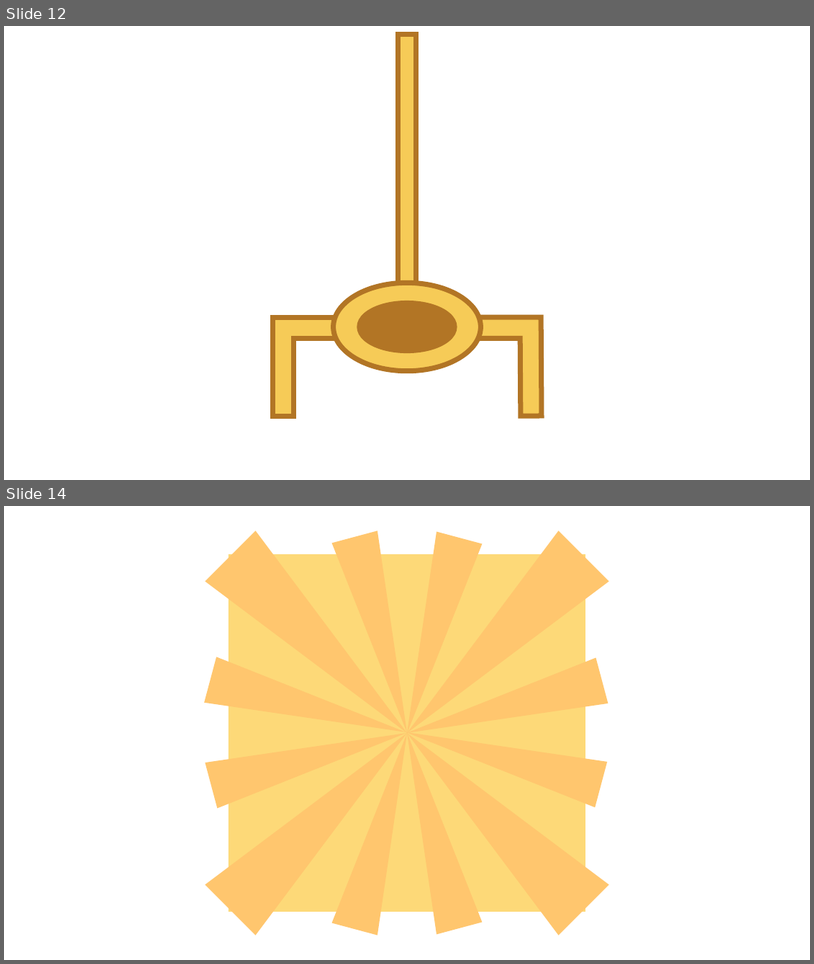
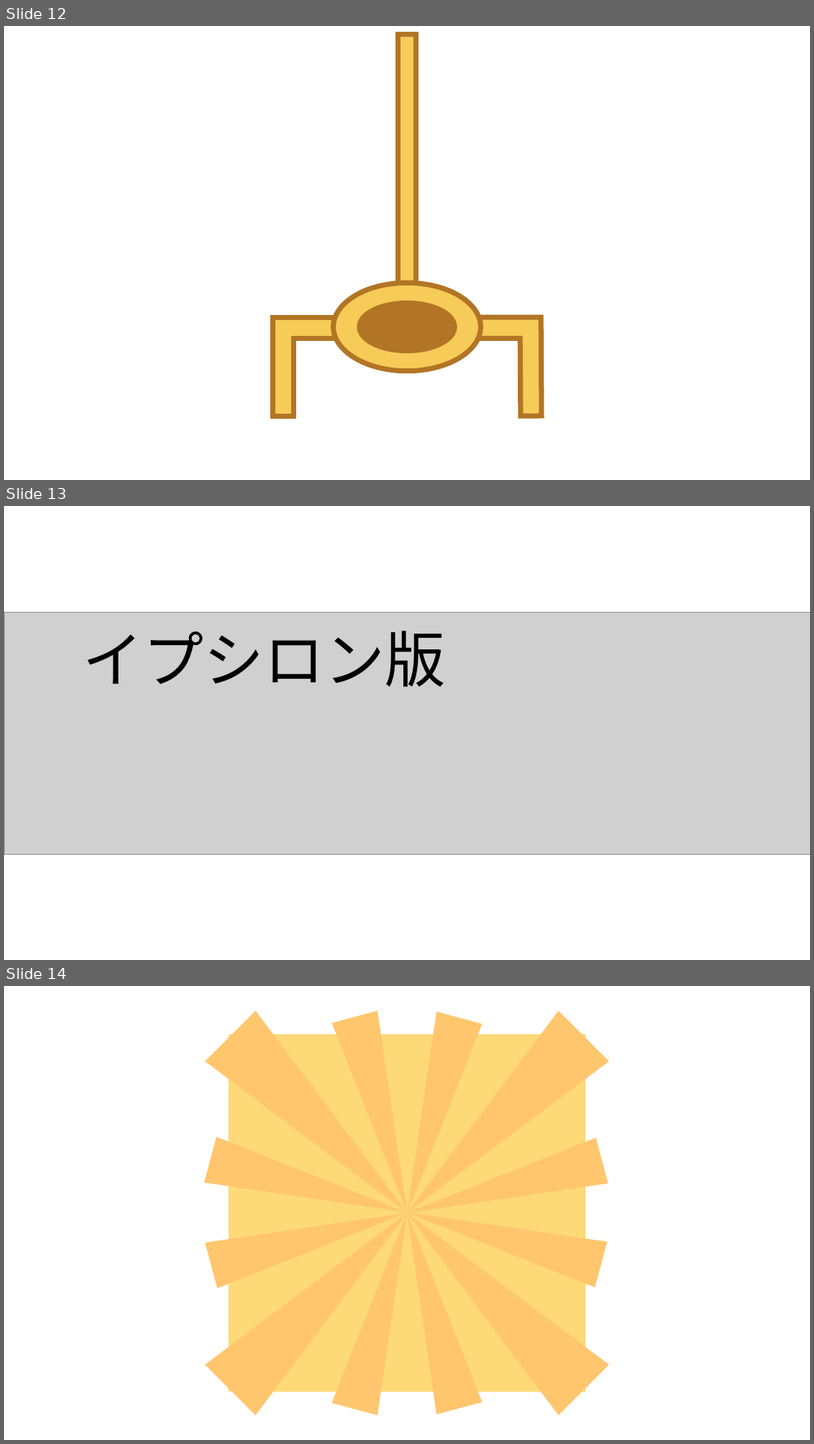
Before and after one commit to fai227/ball-game, a slide deck: _tmp/イメージ.pptx. Shown one above the other, each under a label of ours: slides 12 and 14 before the commit, slides 12, 13 and 14 after it; the slides between them are not shown. The pictures are 814x964 and 814x1444 pixels, drawn with LibreOffice and Linux fonts; fonts in the diff are those of the drawing; grey boxes stand for pictures. Boxes give left, top, right and bottom in pixels: in the first picture for what was removed or moved away, otherwise in the second. Text is boxed around its words. In the diff, an @@ line names an element or a change of style, - is before the commit and + after.

Commit message:
イプシロン版

```diff
--- a/_tmp/イメージ.pptx
+++ b/_tmp/イメージ.pptx
@@ slide 13 added at <box>4,506,810,960</box>, background #FFFFFF @@
@@ picture added at <box>4,612,810,854</box> @@
@@ text added at <box>82,631,445,687</box>, 72 pt, text #000000 @@
+イプシロン版
```
Also in this commit, not shown: 1 slide changed, 1 slide removed, 5 other files.
